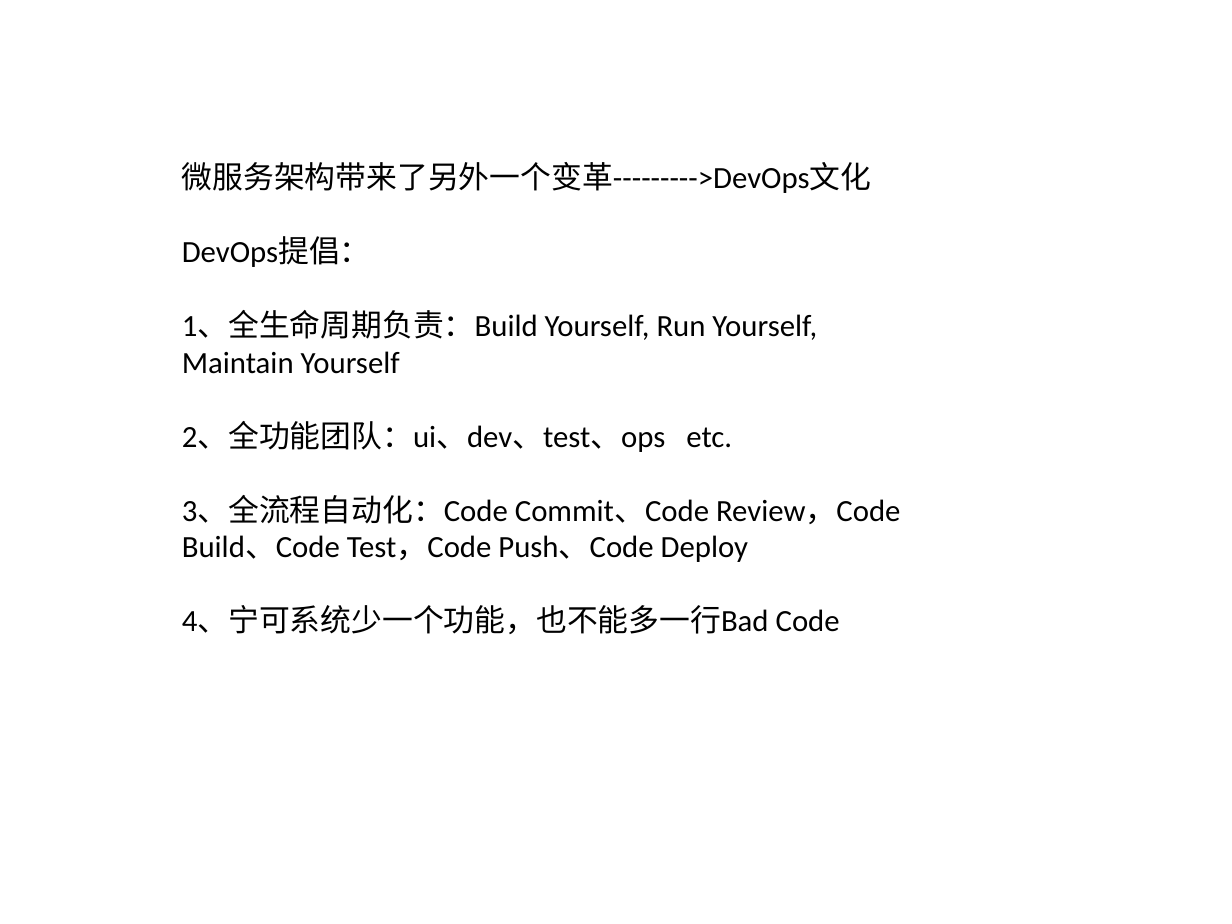
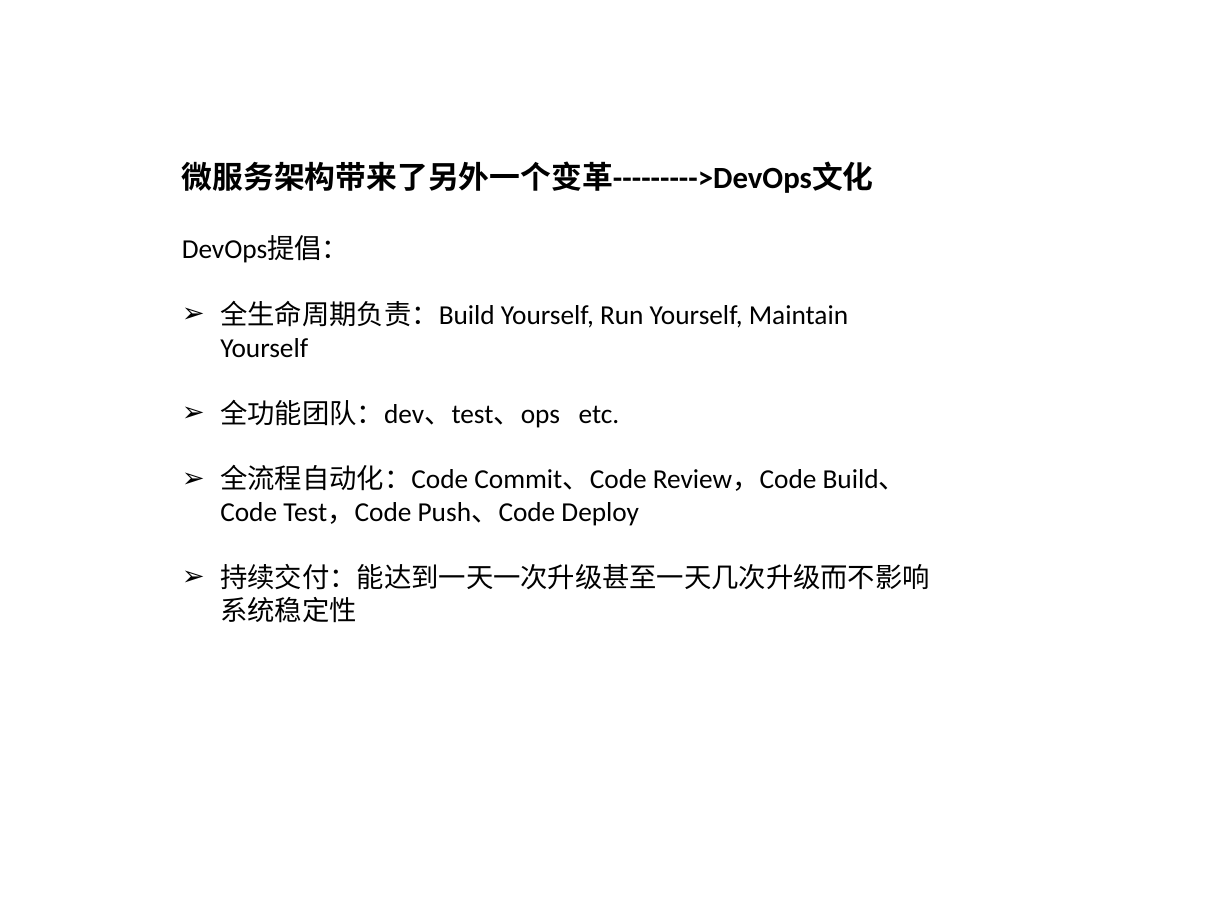
Before and after one commit to titilink/titilink-doc, a slide deck: slide 11 of docs/微服务架构.pptx (slide 6 before the commit). Drawn at 1232x924 pixels with LibreOffice and Linux fonts; fonts in the diff are those of the drawing; background and template pictures are left out. Boxes give left, top, right and bottom in pixels: in the first picture for what was removed or moved away, otherwise in the second. Text is boxed around its words. In the diff, an @@ line names an element or a change of style, - is before the commit and + after.

```diff
--- a/docs/微服务架构.pptx
+++ b/docs/微服务架构.pptx
@@ text at <box>182,161,874,263</box>: bold on in "微服务架构带来了另外一个变革--------->DevOps文化"; size 18 to 16 pt in "DevOps提倡：" @@
@@ text at <box>220,301,930,623</box>: text changed; size 18 to 16 pt @@
-1、全生命周期负责：Build Yourself, Run Yourself, Maintain Yourself
-2、全功能团队：ui、dev、test、ops etc.
-3、全流程自动化：Code Commit、Code Review，Code Build、Code Test，Code Push、Code Deploy
-4、宁可系统少一个功能，也不能多一行Bad Code
+➢ 全生命周期负责：Build Yourself, Run Yourself, Maintain Yourself
+➢ 全功能团队：dev、test、ops etc.
+➢ 全流程自动化：Code Commit、Code Review，Code Build、Code Test，Code Push、Code Deploy
+➢ 持续交付：能达到一天一次升级甚至一天几次升级而不影响系统稳定性
```
Also in this commit, not shown: 5 other slides changed, 7 slides added, 3 other files.
